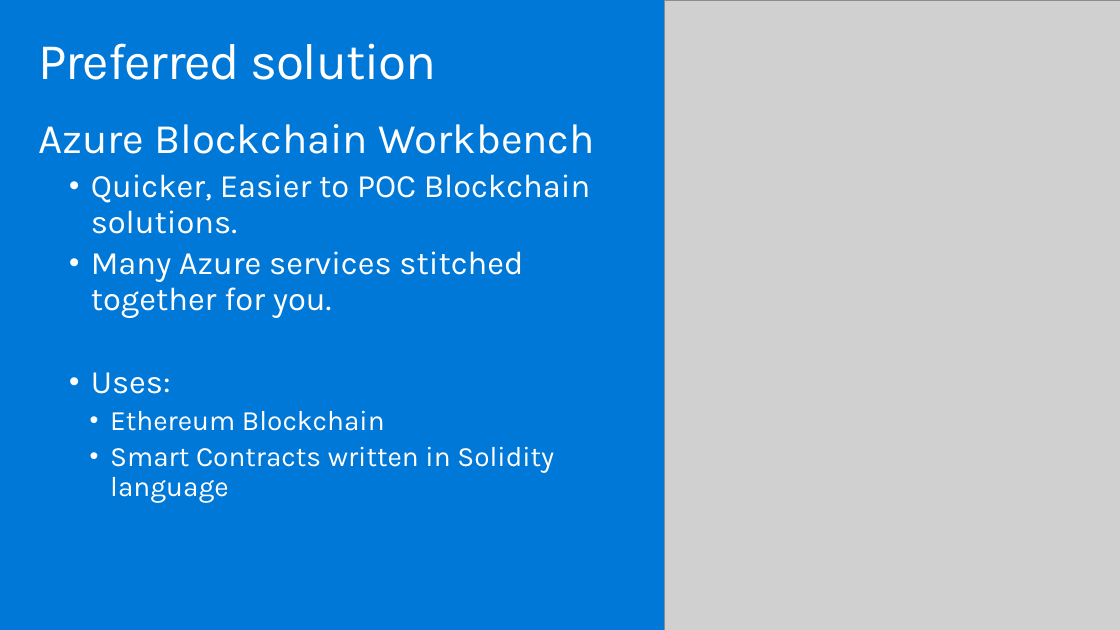
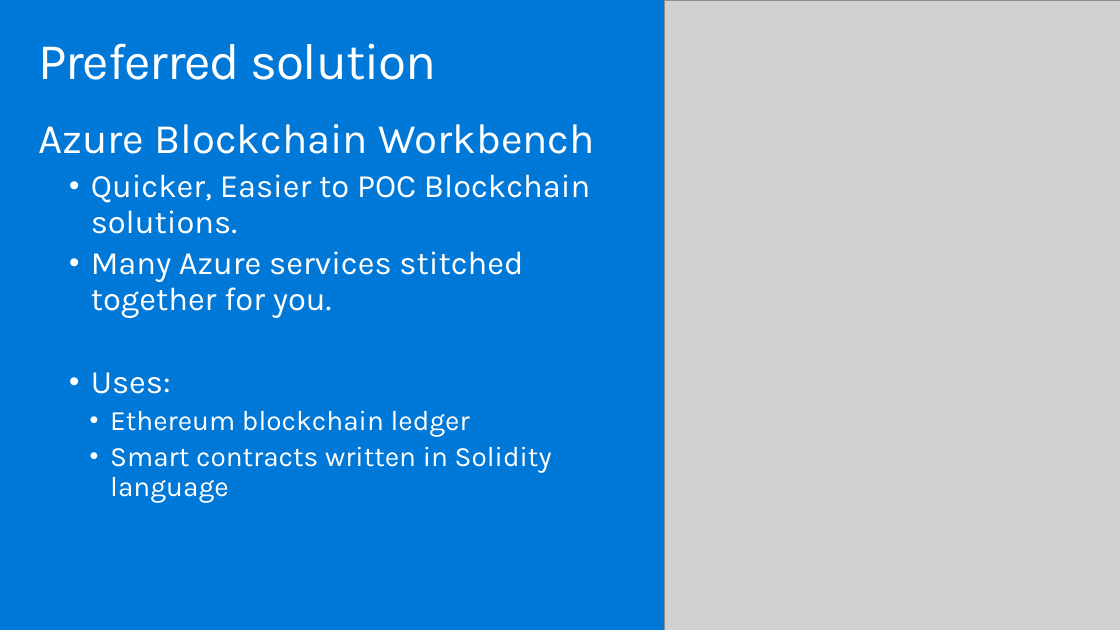
Before and after one commit to Microsoft/MCW-Azure-Blockchain, a slide deck: slide 18 of Whiteboard design session/WDS trainer presentation - Azure Blockchain.pptx. Drawn at 1120x630 pixels with LibreOffice and Linux fonts; fonts in the diff are those of the drawing; grey boxes stand for pictures. Boxes give left, top, right and bottom in pixels: in the first picture for what was removed or moved away, otherwise in the second. Text is boxed around its words. In the diff, an @@ line names an element or a change of style, - is before the commit and + after.

```diff
--- a/Whiteboard design session/WDS trainer presentation - Azure Blockchain.pptx
+++ b/Whiteboard design session/WDS trainer presentation - Azure Blockchain.pptx
@@ text at <box>110,410,552,503</box>: text changed @@
-    • Ethereum Blockchain
-    • Smart Contracts written in Solidity language
+    • Ethereum blockchain ledger
+    • Smart contracts written in Solidity language
```
Also in this commit, not shown: 4 other slides changed, 2 other files.
